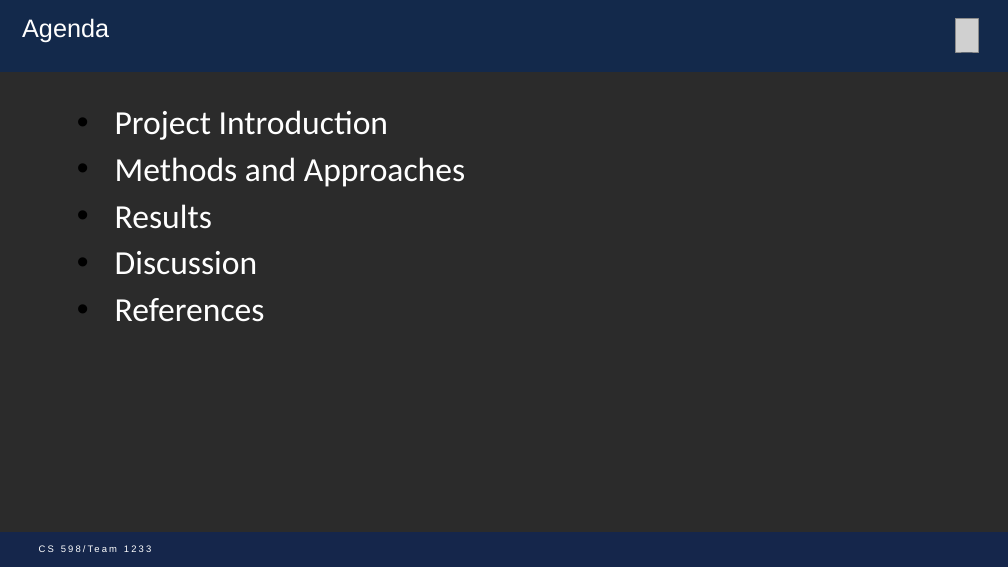
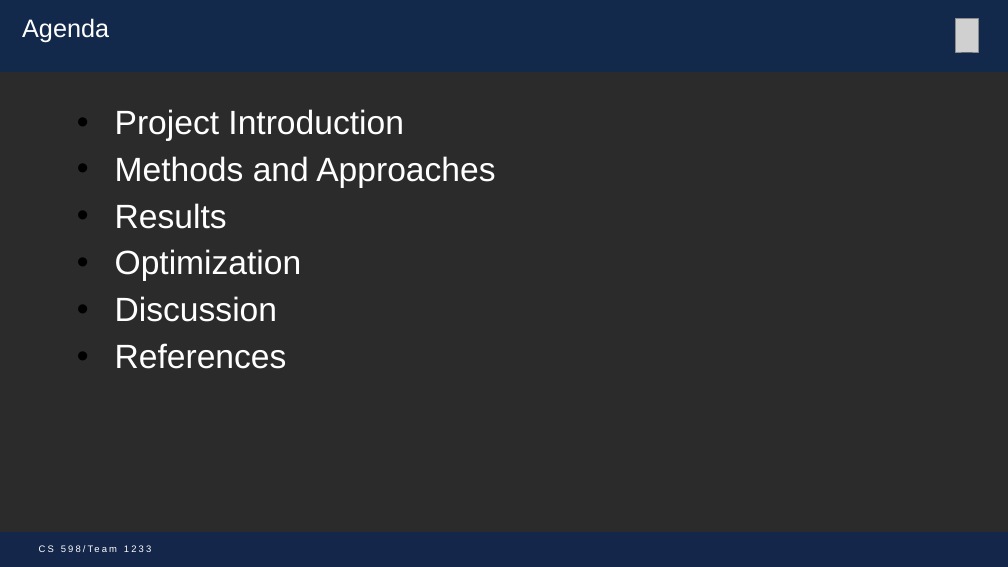
Before and after one commit to mohitbhadauria10/DL-Project, a slide deck: slide 2 of Presentation_Team_1233 _mike.pptx. Drawn at 1008x567 pixels with LibreOffice and Linux fonts; fonts in the diff are those of the drawing; grey boxes stand for pictures; background and template pictures are left out; a plain dark background stands for a picture behind light text. Boxes give left, top, right and bottom in pixels: in the first picture for what was removed or moved away, otherwise in the second. Text is boxed around its words. In the diff, an @@ line names an element or a change of style, - is before the commit and + after.

```diff
--- a/Presentation_Team_1233 _mike.pptx
+++ b/Presentation_Team_1233 _mike.pptx
@@ text at (x1=115, y1=109, x2=495, y2=369): font Calibri to Arial in "Project Introduction", "Methods and Approaches", "Results", "Discussion" and 1 more places @@
@@ text at (x1=115, y1=249, x2=302, y2=281): paragraph added @@
+• Optimization
```
Also in this commit, not shown: 11 other slides changed.
